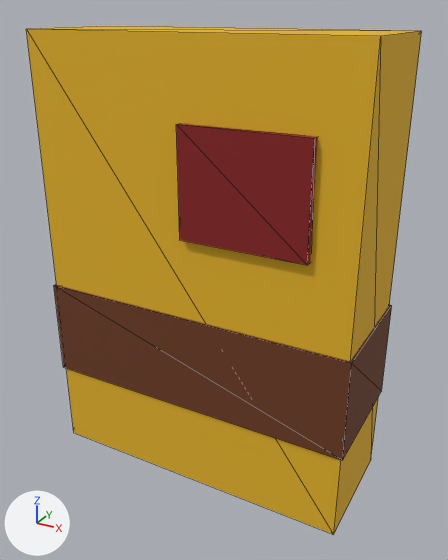
An edit to the glTF model public/models/hh_hop_banh.glb, drawn before and after from the same camera.
Rendered twice from a camera (50 mm lens) standing at (0.141, -0.249, 0.229) and looking at (0.005, -0.002, 0.105). The lights are fixed; the arrows at lower left show +X, +Y and +Z. The first picture is the older version. Mesh edges are drawn as thin lines. Vertices at exactly the same position are counted once.

The scene before the commit, as lines of its bpy script (objects in view):
```python
me_hh_hop_banh = bpy.data.meshes.new('hh_hop_banh')
me_hh_hop_banh.from_pydata(...)  # a box spanning x -0.08..0.08, y -0.03..0.03, z 0.0..0.22, material slot 0; a box spanning x -0.081..0.081, y -0.031..0.031, z 0.045..0.095, material slot 1; a box spanning x 0.0..0.06, y -0.033..-0.029, z 0.135..0.185, material slot 2
me_hh_hop_banh.materials.append(mat_banh_vang)  # yellow #e6b422
me_hh_hop_banh.materials.append(mat_banh_nau)  # brown #6e3b1e
me_hh_hop_banh.materials.append(mat_do_thuong_hieu)  # red #8a1d1d
ob_hh_hop_banh = bpy.data.objects.new('hh_hop_banh', me_hh_hop_banh)
ob_hh_hop_banh.location = (0.0, 0.0, 0.0)
```
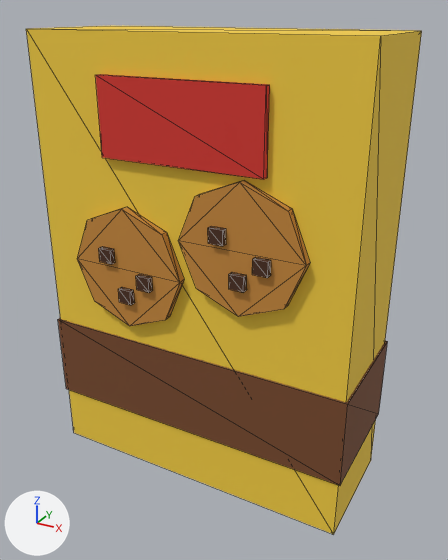
Where the change shows, as pixel boxes (x1, y1, x2, y2) in the pictures (448 x 560 px):
```json
{"part": 1, "of": "me_hh_hop_banh", "change": "added", "after": [77, 207, 184, 326], "on screen": "brown"}
{"part": 2, "of": "me_hh_hop_banh", "change": "added", "after": [99, 247, 115, 264]}
{"part": 3, "of": "me_hh_hop_banh", "change": "added", "after": [136, 274, 152, 293]}
{"part": 4, "of": "me_hh_hop_banh", "change": "added", "after": [118, 287, 134, 305]}
{"part": 5, "of": "me_hh_hop_banh", "change": "added", "after": [179, 180, 310, 317], "on screen": "brown"}
{"part": 6, "of": "me_hh_hop_banh", "change": "added", "after": [208, 226, 226, 246]}
{"part": 7, "of": "me_hh_hop_banh", "change": "added", "after": [252, 257, 271, 278]}
{"part": 8, "of": "me_hh_hop_banh", "change": "added", "after": [229, 272, 246, 292]}
{"part": 9, "of": "me_hh_hop_banh", "change": "recoloured", "before": [26, 26, 422, 534], "after": [26, 26, 422, 534]}
{"part": 10, "of": "me_hh_hop_banh", "change": "recoloured", "before": [54, 284, 392, 460], "after": [58, 318, 388, 485]}
{"part": 11, "of": "me_hh_hop_banh", "change": "recoloured", "before": [176, 123, 318, 265], "after": [96, 74, 270, 179], "on screen": "lighter"}
```

The change, as JSON lines over the scene's bpy script:
```json
{"op": "add", "block": "mat_bang_mau", "code": ["mat_bang_mau = bpy.data.materials.new('bang_mau')", "mat_bang_mau.use_nodes = True; mat_bang_mau.node_tree.nodes.clear()", "_N = mat_bang_mau.node_tree.nodes; _L = mat_bang_mau.node_tree.links", "n0 = _N.new('ShaderNodeBsdfPrincipled'); n0.name = 'Principled BSDF'", "n0.inputs[2].default_value = 0.8  # 'Roughness'", "n1 = _N.new('ShaderNodeOutputMaterial'); n1.name = 'Material Output'", "n2 = _N.new('ShaderNodeVertexColor'); n2.name = 'Color Attribute'", "_L.new(n0.outputs[0], n1.inputs[0])  # 'BSDF' to 'Surface'", "_L.new(n2.outputs[0], n0.inputs[0])  # 'Color' to 'Base Color'"]}
{"block": "me_hh_hop_banh", "where": "# used by ob_hh_hop_banh; location = (0.0, 0.0, 0.0)"}
{"op": "remove", "block": "me_hh_hop_banh", "code": "me_hh_hop_banh.from_pydata(...)  # 24 vertices, 36 faces; spans x -0.081..0.081, y -0.033..0.031, z 0.0..0.22"}
{"op": "add", "block": "me_hh_hop_banh", "code": "me_hh_hop_banh.from_pydata(...)  # 104 vertices, 164 faces; spans x -0.081..0.081, y -0.036..0.031, z 0.0..0.22"}
{"block": "me_hh_hop_banh", "change": "me_hh_hop_banh part 1: a new loose piece, an 8-sided cylinder along y spanning x -0.06..0.0, y -0.034..-0.03, z 0.085..0.145, in mat_bang_mau"}
{"block": "me_hh_hop_banh", "change": "me_hh_hop_banh part 2: a new loose piece, a box spanning x -0.0435..-0.0365, y -0.0365..-0.0335, z 0.1175..0.1245, in mat_bang_mau"}
{"block": "me_hh_hop_banh", "change": "me_hh_hop_banh part 3: a new loose piece, a box spanning x -0.0225..-0.0155, y -0.0365..-0.0335, z 0.1075..0.1145, in mat_bang_mau"}
{"block": "me_hh_hop_banh", "change": "me_hh_hop_banh part 4: a new loose piece, a box spanning x -0.0335..-0.0265, y -0.0365..-0.0335, z 0.0985..0.1055, in mat_bang_mau"}
{"block": "me_hh_hop_banh", "change": "me_hh_hop_banh part 5: a new loose piece, an 8-sided cylinder along y spanning x 0.0..0.06, y -0.034..-0.03, z 0.105..0.165, in mat_bang_mau"}
{"block": "me_hh_hop_banh", "change": "me_hh_hop_banh part 6: a new loose piece, a box spanning x 0.0165..0.0235, y -0.0365..-0.0335, z 0.1375..0.1445, in mat_bang_mau"}
{"block": "me_hh_hop_banh", "change": "me_hh_hop_banh part 7: a new loose piece, a box spanning x 0.0375..0.0445, y -0.0365..-0.0335, z 0.1275..0.1345, in mat_bang_mau"}
{"block": "me_hh_hop_banh", "change": "me_hh_hop_banh part 8: a new loose piece, a box spanning x 0.0265..0.0335, y -0.0365..-0.0335, z 0.1185..0.1255, in mat_bang_mau"}
{"block": "me_hh_hop_banh", "change": "me_hh_hop_banh part 9: 12 faces spanning x -0.08..0.08, y -0.03..0.03, z 0.0..0.22 switch from mat_banh_vang (yellow #e6b422) to mat_bang_mau"}
{"block": "me_hh_hop_banh", "change": "me_hh_hop_banh part 10: 12 faces spanning x -0.081..0.081, y -0.031..0.031, z 0.031..0.075 switch from mat_banh_nau (brown #6e3b1e) to mat_bang_mau"}
{"block": "me_hh_hop_banh", "change": "me_hh_hop_banh part 11: 12 faces spanning x -0.04..0.04, y -0.033..-0.03, z 0.167..0.202 switch from mat_do_thuong_hieu (red #8a1d1d) to mat_bang_mau"}
{"block": "me_hh_hop_banh", "change": "other edits to the shape of me_hh_hop_banh do not show in these pictures"}
```
